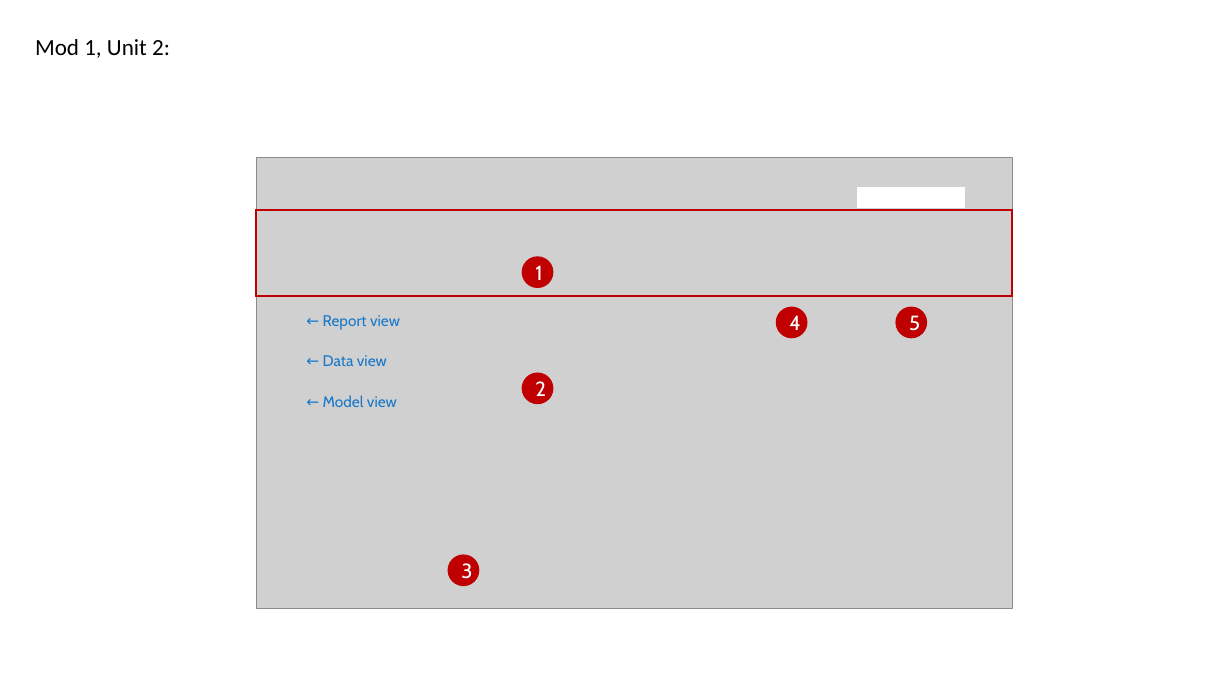
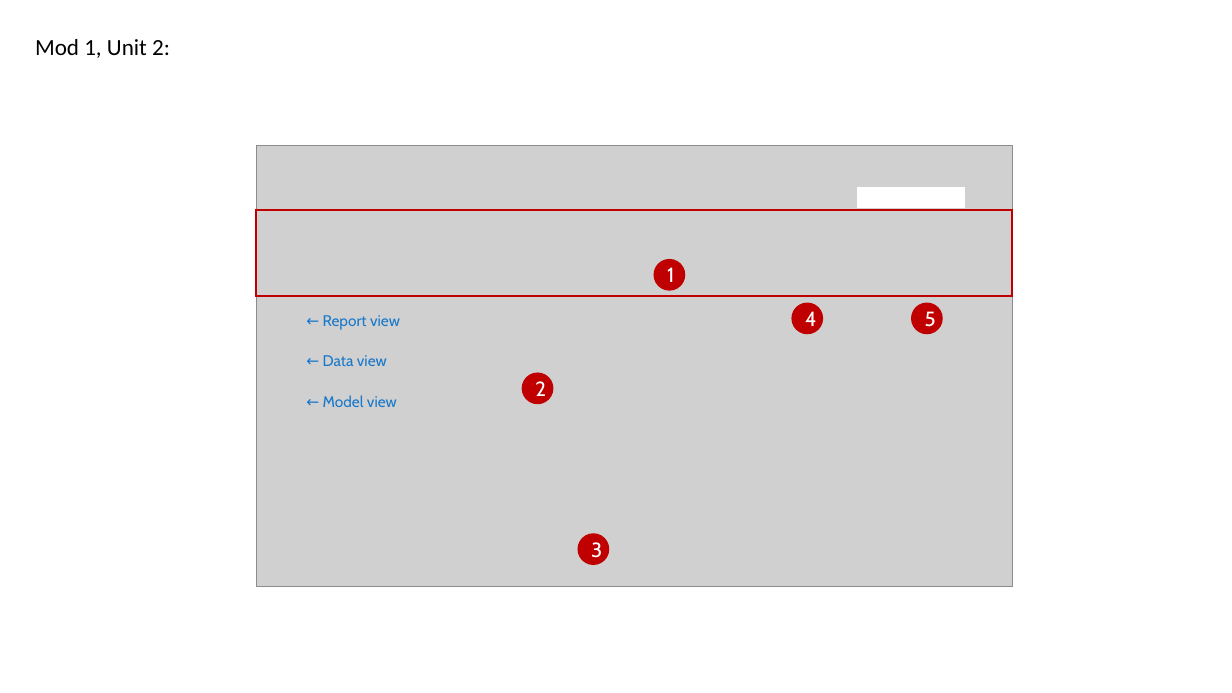
Before and after one commit to wwlpublish/learn-bizapps-pr-test, a slide deck: slide 5 of learn-bizapps-pr/power-bi/get-data-power-bi/media_layered/source-graphics.pptx. Drawn at 1232x693 pixels with LibreOffice and Linux fonts; fonts in the diff are those of the drawing; grey boxes stand for pictures. Boxes give left, top, right and bottom in pixels: in the first picture for what was removed or moved away, otherwise in the second. Text is boxed around its words. In the diff, an @@ line names an element or a change of style, - is before the commit and + after.

```diff
--- a/learn-bizapps-pr/power-bi/get-data-power-bi/media_layered/source-graphics.pptx
+++ b/learn-bizapps-pr/power-bi/get-data-power-bi/media_layered/source-graphics.pptx
@@ picture: place and size @@
-picture at <box>257,157,1013,609</box>
+picture at <box>257,146,1013,587</box>
@@ ellipse "1": place and size @@
-ellipse "1" at <box>522,256,554,287</box>
+ellipse "1" at <box>653,259,685,290</box>
@@ ellipse "4": place and size @@
-ellipse "4" at <box>776,307,808,338</box>
+ellipse "4" at <box>791,302,823,334</box>
@@ ellipse "5": place and size @@
-ellipse "5" at <box>896,307,927,338</box>
+ellipse "5" at <box>911,302,943,334</box>
@@ ellipse "3": place and size @@
-ellipse "3" at <box>447,555,479,586</box>
+ellipse "3" at <box>578,533,609,565</box>
```
Also in this commit, not shown: 1 other slide changed, 2 other files.
